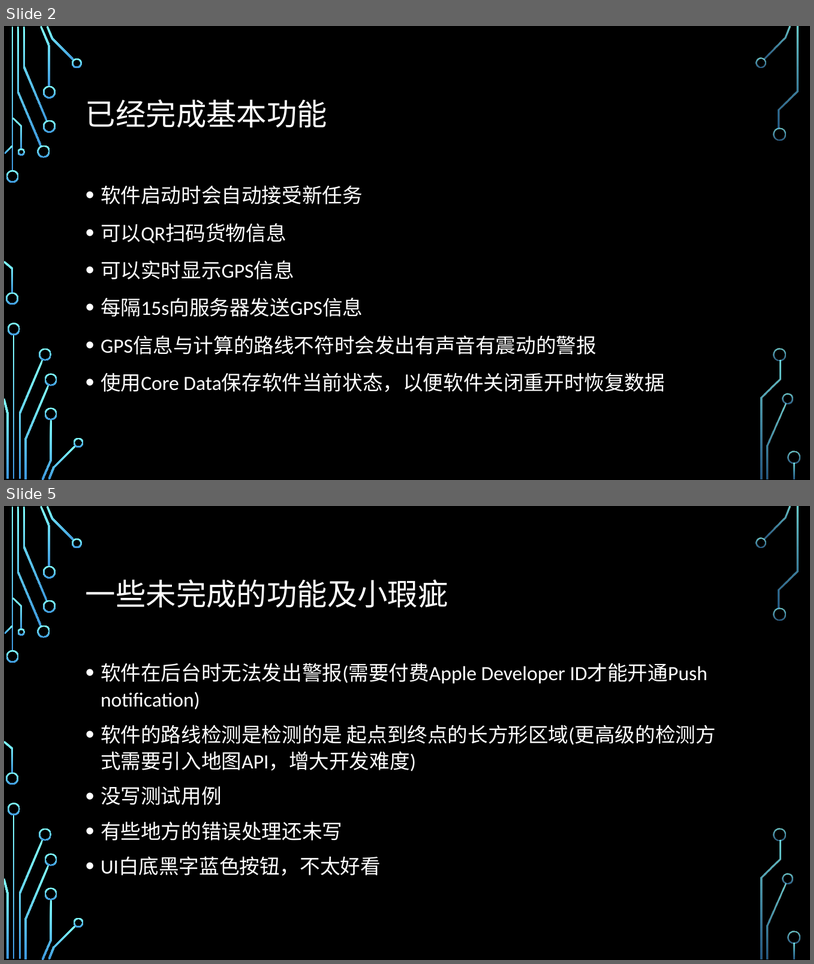
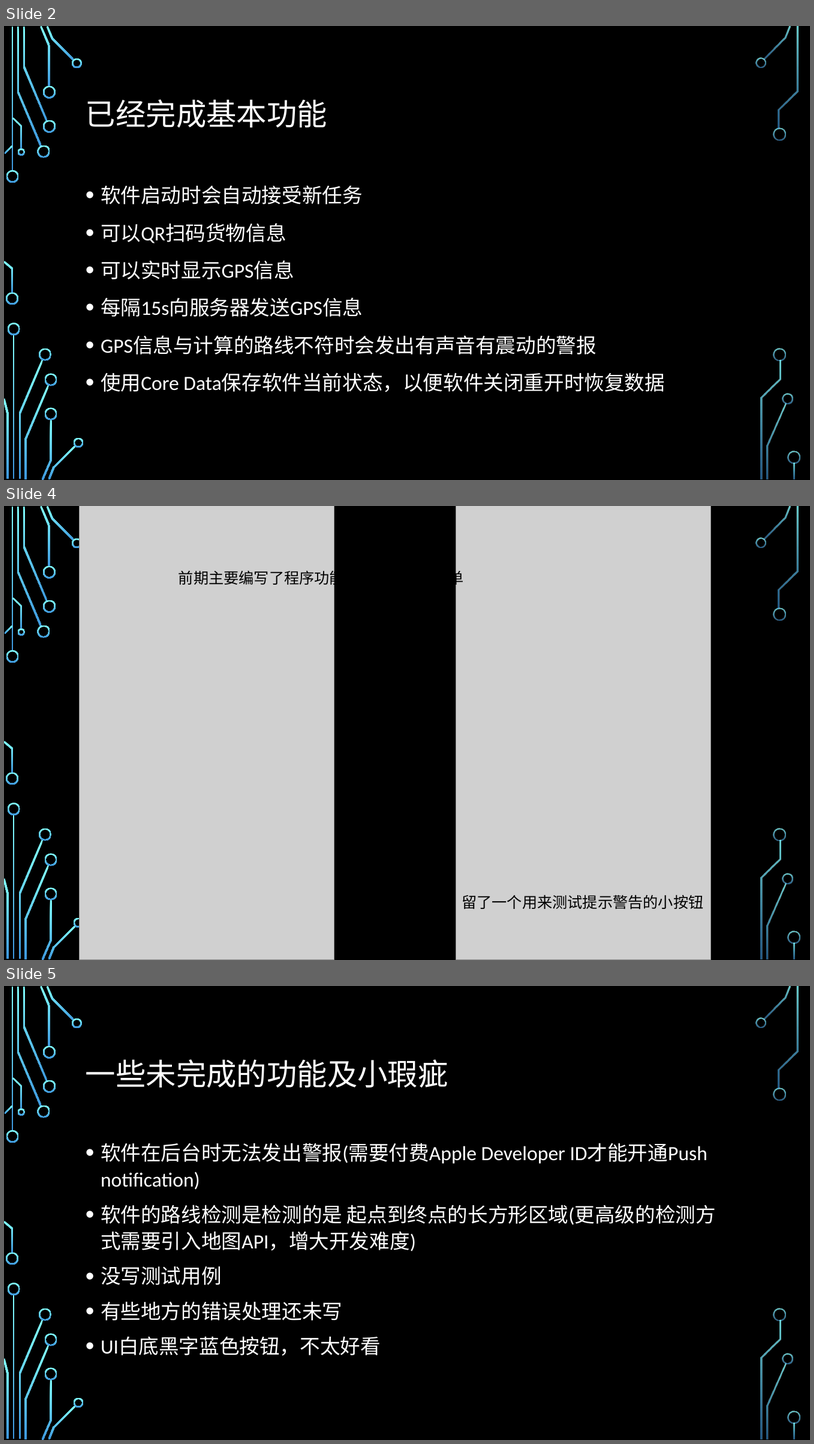
Before and after one commit to arslan2012/delivery-app, a slide deck: docs/中期答辩.pptx. Shown one above the other, each under a label of ours: slides 2 and 5 before the commit, slides 2, 4 and 5 after it; the slides between them are not shown. The pictures are 814x964 and 814x1444 pixels, drawn with LibreOffice and Linux fonts; fonts in the diff are those of the drawing; grey boxes stand for pictures; background and template pictures are left out. Boxes give left, top, right and bottom in pixels: in the first picture for what was removed or moved away, otherwise in the second. Text is boxed around its words. In the diff, an @@ line names an element or a change of style, - is before the commit and + after.

```diff
--- a/docs/中期答辩.pptx
+++ b/docs/中期答辩.pptx
@@ slide 4 added at (x1=4, y1=506, x2=810, y2=960), background picture (left out); not listed: 36 template elements that a slide beside it also shows @@
@@ picture added at (x1=80, y1=506, x2=335, y2=960) @@
@@ picture added at (x1=456, y1=506, x2=711, y2=960) @@
@@ text added at (x1=179, y1=568, x2=464, y2=587), 18 pt, text #000000 @@
+前期主要编写了程序功能，所以UI有些简单
@@ text added at (x1=462, y1=894, x2=704, y2=909), 18 pt, text #000000 @@
+留了一个用来测试提示警告的小按钮
```
Also in this commit, not shown: 1 slide changed, 1 slide removed, 2 other files.
